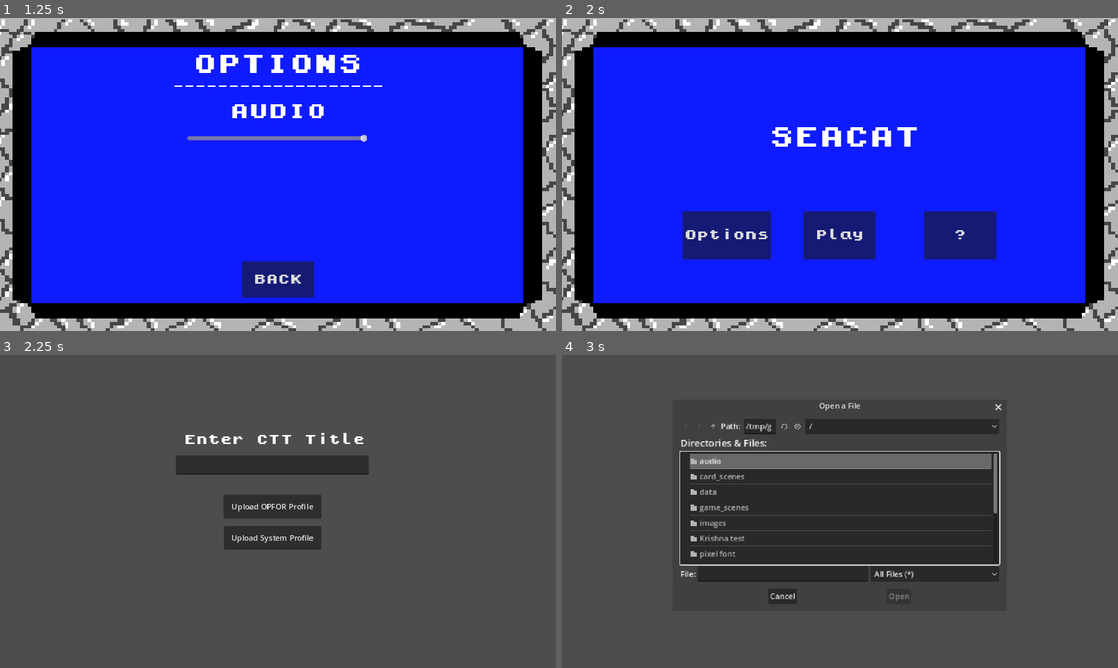
Above: before the commit, frames 1-4 (two rows, left to right).
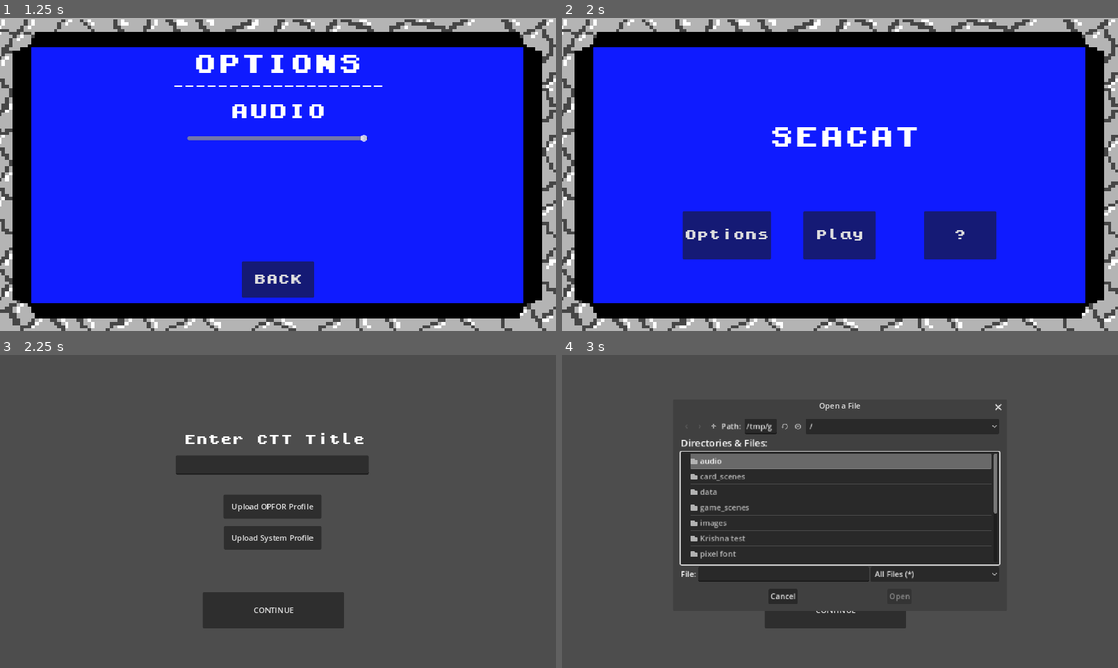
Above: after the commit, the same moments.

Repository: phan-andrew/demo3
Game: Godot game, scene res://game_scenes/start_screen/start_screen.tscn
The game is run twice, just before and just after one commit, with the same random seed, the same clock (stepped at 60 frames per second) and the same inputs.
Inputs:
- Up to frame 1 (1.25 s): click "Options" at 0.5 s
- Up to frame 2 (2 s): click "BACK" at 1.25 s
- Up to frame 3 (2.25 s): click "Play" at 2 s
- Up to frame 4 (3 s): click "Upload OPFOR Profile" at 2.75 s

Frames 1-2 are identical in both runs. In frame 3, 2.9% of the frame differs, in the area x 36-62%, y 75-88%; in frame 4, 2.2%.

Commit message:
changed screen progression

Diff:
--- a/game_scenes/home_screen/Timer_Label.gd
+++ b/game_scenes/game_screen/Timer_Label.gd
@@ -1,7 +1,7 @@
 extends Label
 
 var initialTime = 600
-var startTimer = false
+var startTimer = true
 var play = false
 var playIcon = preload("res://images/UI_images/play_button.png")
 var pauseIcon = preload("res://images/UI_images/pause_button.png")
--- a/game_scenes/game_screen/game_screen.tscn
+++ b/game_scenes/game_screen/game_screen.tscn
@@ -2,7 +2,7 @@
 
 [ext_resource type="Theme" uid="uid://b2ufqqc6nun3o" path="res://pixel font/mid_font_theme.tres" id="1_0jfxs"]
 [ext_resource type="Script" path="res://game_scenes/game_screen/game_screen.gd" id="1_2nm7d"]
-[ext_resource type="Script" path="res://game_scenes/home_screen/Timer_Label.gd" id="2_quooa"]
+[ext_resource type="Script" path="res://game_scenes/game_screen/Timer_Label.gd" id="2_quooa"]
 [ext_resource type="Texture2D" uid="uid://deyg0mophu1js" path="res://images/UI_images/play_button.png" id="4_il6gx"]
 [ext_resource type="PackedScene" uid="uid://dif6nj4pejdsw" path="res://card_scenes/card_shadowBackgrounds.tscn" id="4_u4wtv"]
 [ext_resource type="PackedScene" uid="uid://dhg0ohpps2lt8" path="res://game_scenes/game_screen/dropdown.tscn" id="5_c2rya"]
--- a/game_scenes/home_screen/Label.gd
+++ /dev/null
@@ -1,11 +0,0 @@
-extends Label
-
-
-# Called when the node enters the scene tree for the first time.
-func _ready():
-	pass # Replace with function body.
-
-
-# Called every frame. 'delta' is the elapsed time since the previous frame.
-func _process(delta):
-	pass
--- a/game_scenes/home_screen/home_screen.gd
+++ /dev/null
@@ -1,19 +0,0 @@
-extends Node2D
-
-var title = false
-
-
-# Called when the node enters the scene tree for the first time.
-func _ready():
-	$game_screen.visible = false
-	$starting_prompts.visible = true
-
-
-# Called every frame. 'delta' is the elapsed time since the previous frame.
-func _process(delta):
-	if ($starting_prompts.CTT_title != null && !title):
-		$CTT_title.text = $starting_prompts.CTT_title
-		title = true
-		$starting_prompts.visible = false
-		$game_screen.visible = true
-		$game_screen/Timer_Label.startTimer = true
--- a/game_scenes/home_screen/home_screen.tscn
+++ /dev/null
@@ -1,23 +0,0 @@
-[gd_scene load_steps=5 format=3 uid="uid://byy3lrs3wk87q"]
-
-[ext_resource type="Script" path="res://game_scenes/home_screen/home_screen.gd" id="1_0dgku"]
-[ext_resource type="PackedScene" uid="uid://c0bngicr1p4w0" path="res://game_scenes/prompts_screen/starting_prompts.tscn" id="1_xo1g2"]
-[ext_resource type="Theme" uid="uid://b2ufqqc6nun3o" path="res://pixel font/mid_font_theme.tres" id="3_j5dr0"]
-[ext_resource type="PackedScene" uid="uid://dfncvobr4liih" path="res://game_scenes/game_screen/game_screen.tscn" id="5_v2ldq"]
-
-[node name="HomeScreen" type="Node2D"]
-script = ExtResource("1_0dgku")
-
-[node name="starting_prompts" parent="." instance=ExtResource("1_xo1g2")]
-visible = false
-
-[node name="CTT_title" type="Label" parent="."]
-texture_filter = 1
-offset_left = 291.0
-offset_top = 59.0
-offset_right = 321.0
-offset_bottom = 85.0
-theme = ExtResource("3_j5dr0")
-theme_override_font_sizes/font_size = 12
-
-[node name="game_screen" parent="." instance=ExtResource("5_v2ldq")]
--- a/game_scenes/prompts_screen/starting_prompts.gd
+++ b/game_scenes/prompts_screen/starting_prompts.gd
@@ -56,3 +56,7 @@
 		print("File saved to: ", save_path)
 	else:
 		print("error")
+
+func _on_button_3_pressed():
+	get_tree().change_scene_to_file("res://game_scenes/game_screen/game_screen.tscn")
+	hide ()
--- a/game_scenes/prompts_screen/starting_prompts.tscn
+++ b/game_scenes/prompts_screen/starting_prompts.tscn
@@ -51,4 +51,12 @@
 file_mode = 0
 access = 2
 
+[node name="Button3" type="Button" parent="."]
+offset_left = 420.0
+offset_top = 491.0
+offset_right = 713.0
+offset_bottom = 566.0
+text = "CONTINUE"
+
 [connection signal="text_submitted" from="LineEdit" to="." method="_on_line_edit_text_submitted"]
+[connection signal="pressed" from="Button3" to="." method="_on_button_3_pressed"]
--- a/game_scenes/start_screen/start_screen.gd
+++ b/game_scenes/start_screen/start_screen.gd
@@ -13,7 +13,7 @@
 
 func _on_button_3_pressed():
 	#get_tree().get_root().add_child(preload("res://home_screen.tscn").instantiate())
-	get_tree().change_scene_to_file("res://game_scenes/home_screen/home_screen.tscn")
+	get_tree().change_scene_to_file("res://game_scenes/prompts_screen/starting_prompts.tscn")
 	hide ()
 
 
